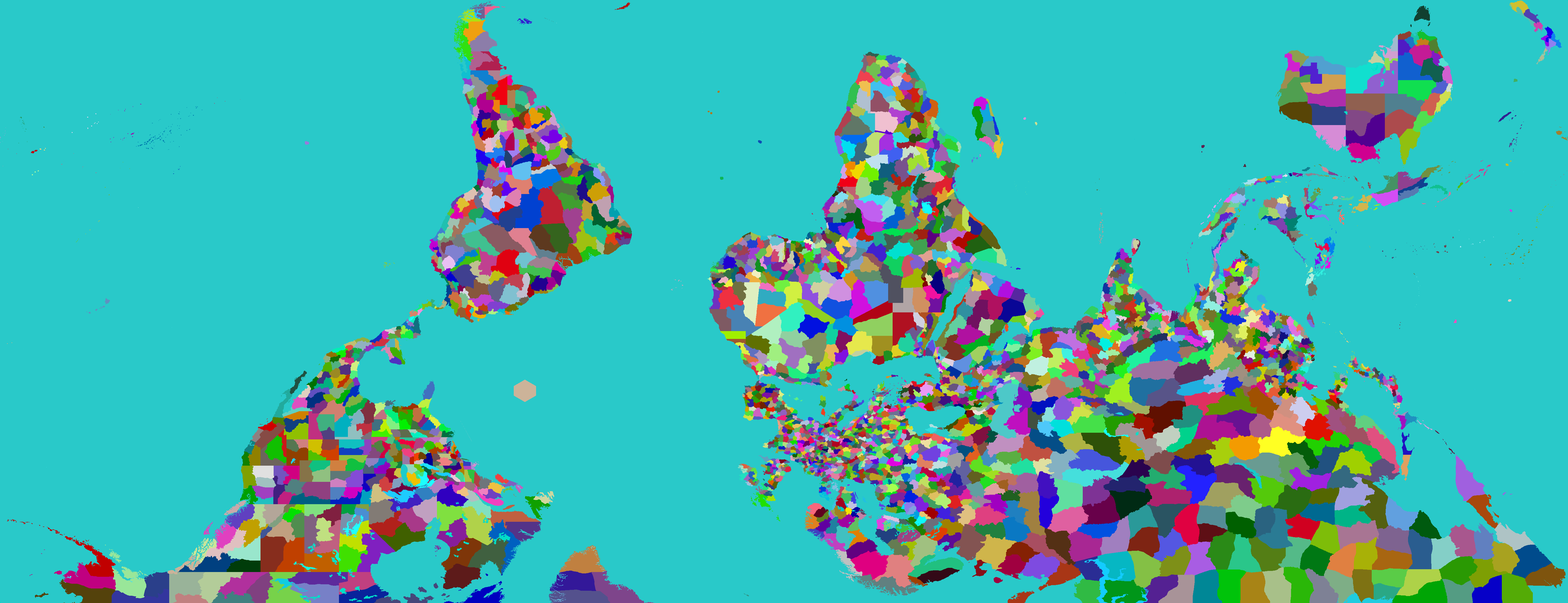
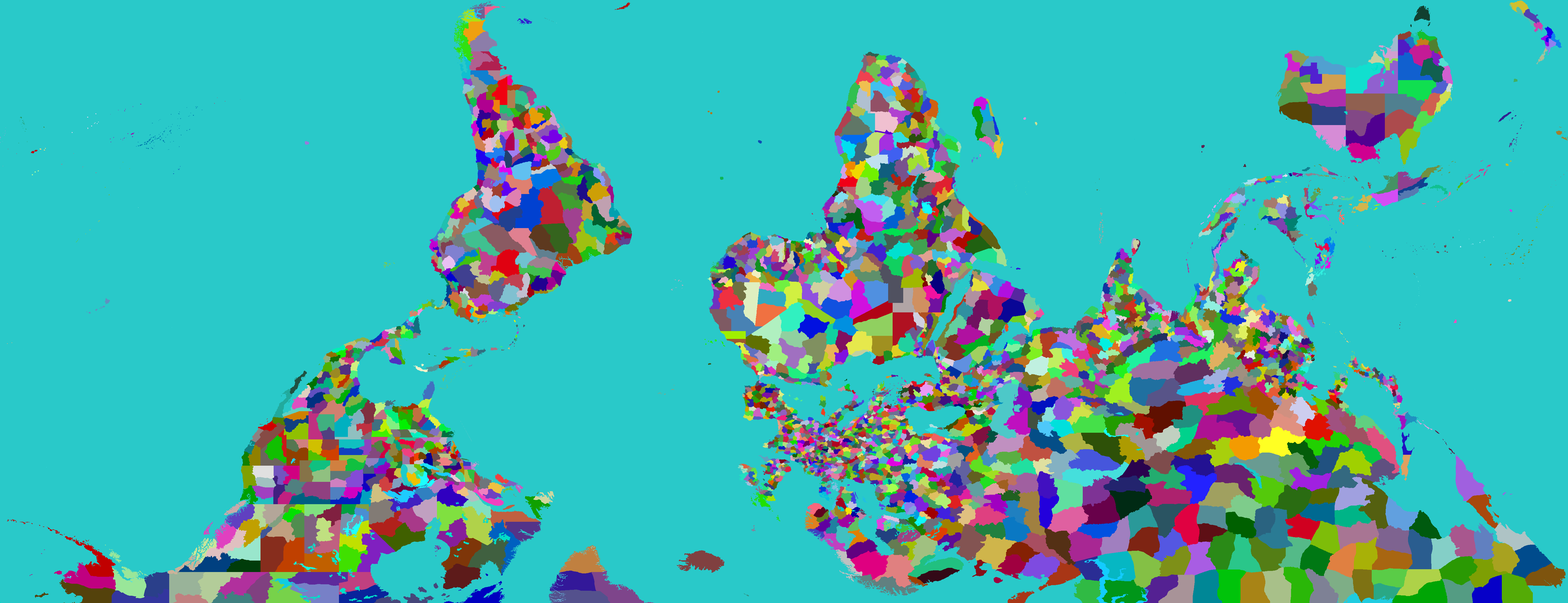
Comparing the layer stacks of the two 1568x603 images. Changes:
added layer "Pasted Layer" above "Provinces" over (413, 311, 756, 573)
